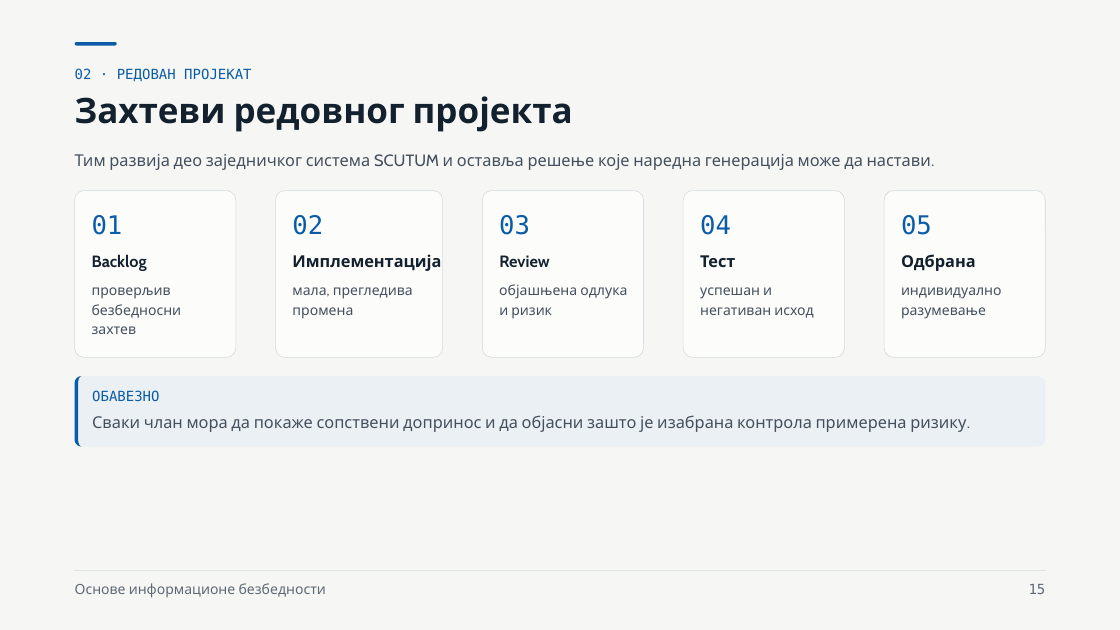
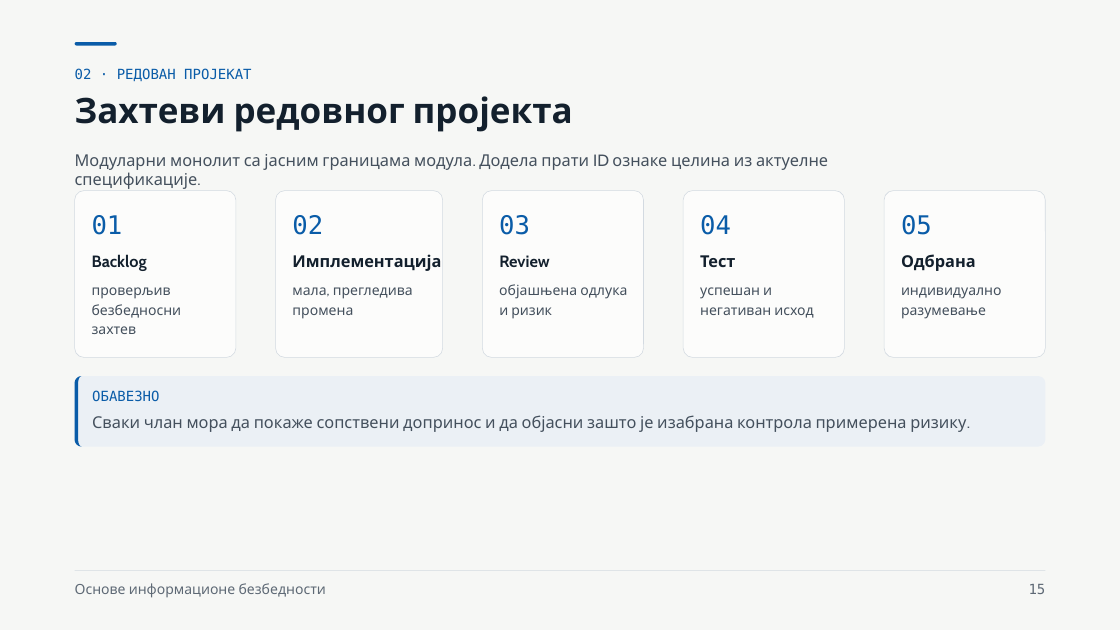
Before and after one commit to owlCoder/ftn-nastavni-portal, a slide deck: slide 15 of public/downloads/oib-prezentacije/00_Osnovne_informacije.pptx. Drawn at 1120x630 pixels with LibreOffice and Linux fonts; fonts in the diff are those of the drawing; background and template pictures are left out. Boxes give left, top, right and bottom in pixels: in the first picture for what was removed or moved away, otherwise in the second. Text is boxed around its words. In the diff, an @@ line names an element or a change of style, - is before the commit and + after.

```diff
--- a/public/downloads/oib-prezentacije/00_Osnovne_informacije.pptx
+++ b/public/downloads/oib-prezentacije/00_Osnovne_informacije.pptx
@@ text at bbox=[75, 154, 828, 189]: text changed @@
-Тим развија део заједничког система SCUTUM и оставља решење које наредна генерација може да настави.
+Модуларни монолит са јасним границама модула. Додела прати ID ознаке целина из актуелне спецификације.
```
Also in this commit, not shown: 5 other slides changed, 32 other files.
